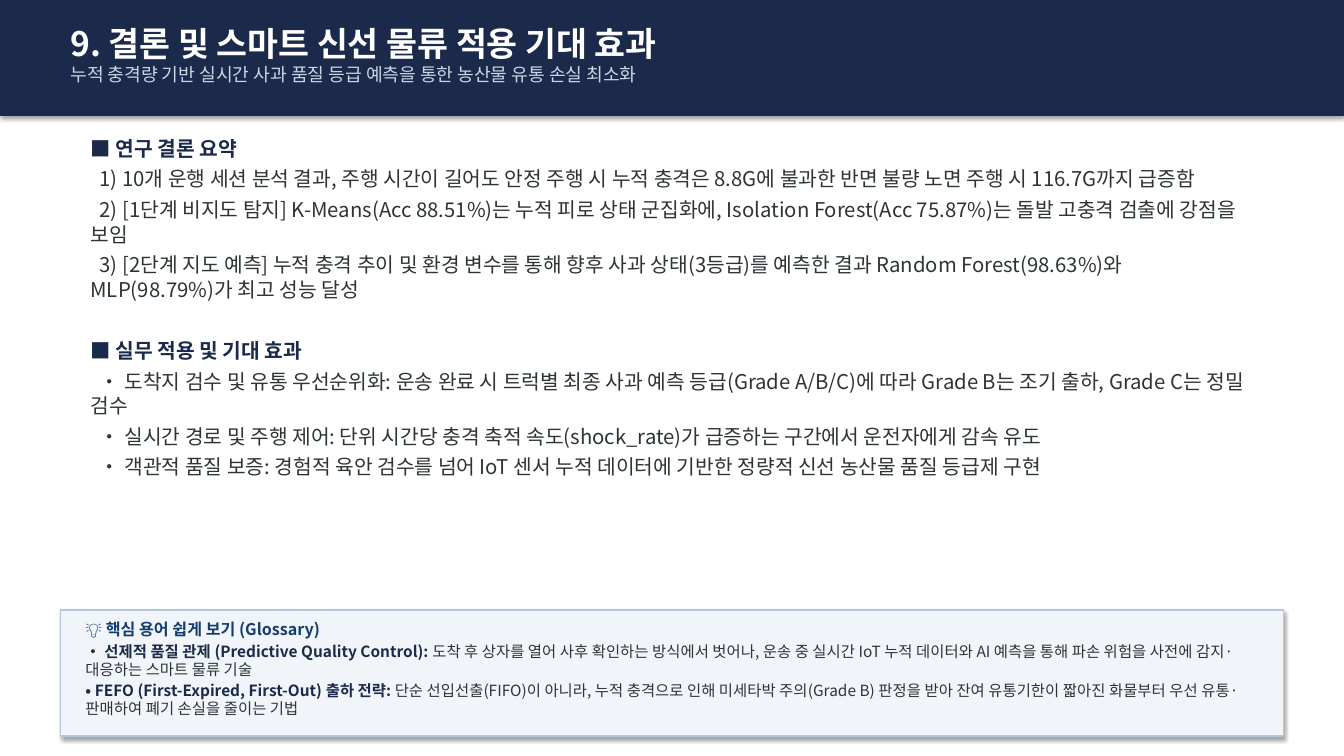
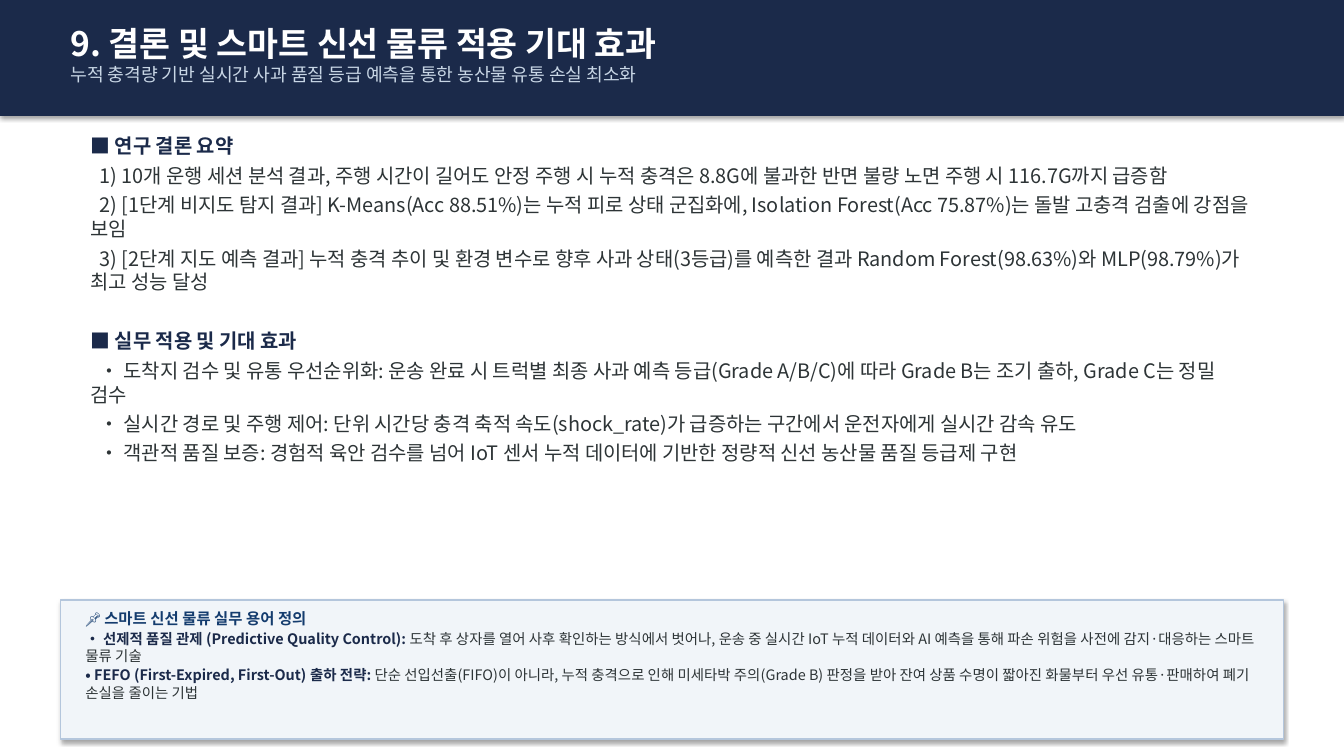
Before and after one commit to sungmin9910/prediction, a slide deck: slide 10 of 사과_운송_이상충격_예측_발표자료.pptx. Drawn at 1344x756 pixels with LibreOffice and Linux fonts; fonts in the diff are those of the drawing. Boxes give left, top, right and bottom in pixels: in the first picture for what was removed or moved away, otherwise in the second. Text is boxed around its words. In the diff, an @@ line names an element or a change of style, - is before the commit and + after.

```diff
--- a/사과_운송_이상충격_예측_발표자료.pptx
+++ b/사과_운송_이상충격_예측_발표자료.pptx
@@ text at (91,136,1216,462): size 14.5 to 14.2 pt in "■ 연구 결론 요약", "1) 10개 운행 세션 분석 결과, 주행 ...", "■ 실무 적용 및 기대 효과", "• 도착지 검수 및 유통 우선순위화: 운송 ..." and 1 more places @@
@@ text at (91,195,1249,291): text changed; size 14.5 to 14.2 pt @@
-2) [1단계 비지도 탐지] K-Means(Acc 88.51%)는 누적 피로 상태 군집화에, Isolation Forest(Acc 75.87%)는 돌발 고충격 검출에 강점을 보임
-3) [2단계 지도 예측] 누적 충격 추이 및 환경 변수를 통해 향후 사과 상태(3등급)를 예측한 결과 Random Forest(98.63%)와 MLP(98.79%)가 최고 성능 달성
+2) [1단계 비지도 탐지 결과] K-Means(Acc 88.51%)는 누적 피로 상태 군집화에, Isolation Forest(Acc 75.87%)는 돌발 고충격 검출에 강점을 보임
+3) [2단계 지도 예측 결과] 누적 충격 추이 및 환경 변수로 향후 사과 상태(3등급)를 예측한 결과 Random Forest(98.63%)와 MLP(98.79%)가 최고 성능 달성
@@ text at (124,414,1077,435): text changed; size 14.5 to 14.2 pt @@
-• 실시간 경로 및 주행 제어: 단위 시간당 충격 축적 속도(shock_rate)가 급증하는 구간에서 운전자에게 감속 유도
+• 실시간 경로 및 주행 제어: 단위 시간당 충격 축적 속도(shock_rate)가 급증하는 구간에서 운전자에게 실시간 감속 유도
@@ rectangle: place and size @@
-rectangle at (60,610,1284,736)
+rectangle at (60,600,1284,739)
@@ text "📌 스마트 신선 물류 실무 ...": place and size @@
-text "📌 스마트 신선 물류 실무 ..." at (85,621,1238,716)
+text "📌 스마트 신선 물류 실무 ..." at (85,611,1255,699)
@@ text at (104,611,306,626): text changed; size 11.5 to 11 pt @@
-💡 핵심 용어 쉽게 보기 (Glossary)
+📌 스마트 신선 물류 실무 용어 정의
@@ text at (85,632,1255,662): size 11 to 10.3 pt in "• 선제적 품질 관제 (Predictive Quality Control): ..." @@
@@ text at (85,668,1250,699): text changed; size 11 to 10.3 pt @@
-• FEFO (First-Expired, First-Out) 출하 전략: 단순 선입선출(FIFO)이 아니라, 누적 충격으로 인해 미세타박 주의(Grade B) 판정을 받아 잔여 유통기한이 짧아진 화물부터 우선 유통·판매하여 폐기 손실을 줄이는 기법
+• FEFO (First-Expired, First-Out) 출하 전략: 단순 선입선출(FIFO)이 아니라, 누적 충격으로 인해 미세타박 주의(Grade B) 판정을 받아 잔여 상품 수명이 짧아진 화물부터 우선 유통·판매하여 폐기 손실을 줄이는 기법
```
Also in this commit, not shown: 8 other slides changed, 4 other files.
